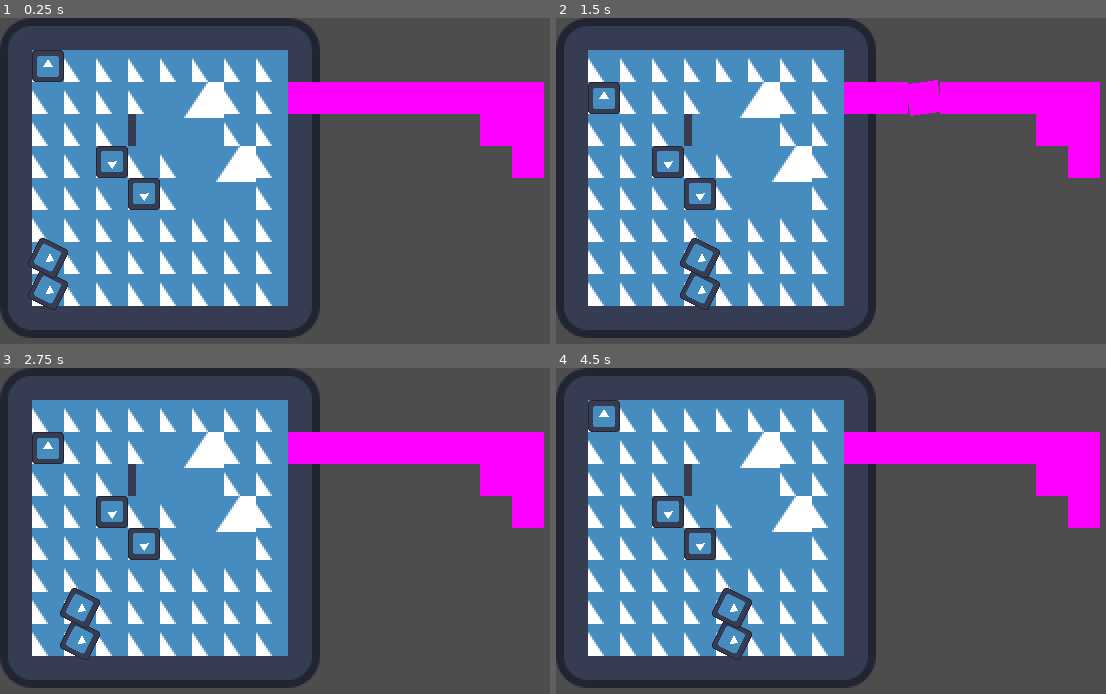
Above: before the commit, frames 1-4 (two rows, left to right).
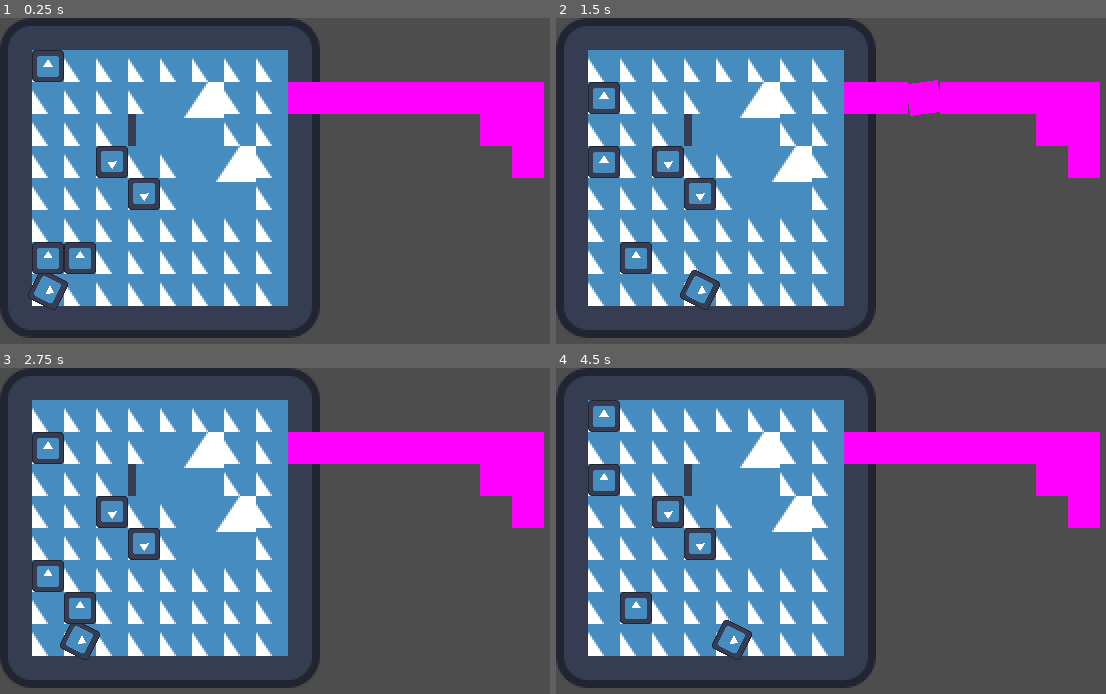
Above: after the commit, the same moments.

Repository: EricZhou-Krey/dino_die
Game: Godot game, scene res://scenes/example_level.tscn
Same seed, same stepped clock (60 frames per second), same inputs: the game is played once before the commit and once after it. The engine's default icon, where the game draws it, is replaced by a stand-in: a white triangle on a blue panel in a dark square.
Inputs:
- Up to frame 1 (0.25 s): no input
- Up to frame 2 (1.5 s): tap Enter at 0.5 s; hold D (right) 0.53-1.28 s; hold R (undo) 0.53-1.28 s; tap Space (wait) at 1.25 s; hold S (down) from 1.28 s (still down); tap E (burn) at 1.35 s
- Up to frame 3 (2.75 s): tap R (undo) at 1.55 s; tap Enter at 2 s; release S (down) at 2.03 s; hold D (right) from 2.03 s (still down); hold R (undo) from 2.03 s (still down)
- Up to frame 4 (4.5 s): tap Space (wait) at 2.75, 2.85, 4.25 s; release D (right) at 2.78 s; release R (undo) at 2.78 s; hold W (up) 2.78-3.53 s; tap R (undo) at 3.05 s; tap Enter at 3.5 s; hold R (undo) 3.53-4.28 s; hold A (left) from 3.53 s (still down); tap E (burn) at 4.35 s

The runs differ from the first frame. In frame 1, 0.6% of the frame differs, in the area x 5-18%, y 67-80%; in frame 2, 1.1%, in the area x 5-30%, y 39-80%; in frame 3, 0.7%; in frame 4, 1.1%.

Commit message:
dinos die

Diff:
--- a/scenes/example_level.tscn
+++ b/scenes/example_level.tscn
@@ -143,7 +143,17 @@
 [node name="Dino2" type="Node2D" parent="."]
 position = Vector2(24, 120)
 script = ExtResource("7_2yi40")
+facing_direction = Vector2i(0, -1)
 
 [node name="Sprite2D" type="Sprite2D" parent="Dino2"]
 scale = Vector2(0.125, 0.125)
 texture = ExtResource("2_16hhj")
+
+[node name="Dino3" type="Node2D" parent="."]
+position = Vector2(40, 120)
+script = ExtResource("7_2yi40")
+facing_direction = Vector2i(0, 0)
+
+[node name="Sprite2D" type="Sprite2D" parent="Dino3"]
+scale = Vector2(0.125, 0.125)
+texture = ExtResource("2_16hhj")
--- a/scripts/entity/dino.gd
+++ b/scripts/entity/dino.gd
@@ -6,6 +6,7 @@
 
 func _ready():
 	super._ready()
+	transparent = true
 	_set_facing_direction(facing_direction)
 	state["facing_direction"] = facing_direction
 
--- a/scripts/entity/rock.gd
+++ b/scripts/entity/rock.gd
@@ -1,38 +1,15 @@
 extends GridLiver
 class_name Rock
 
-func move(direction: Vector2i) -> bool:
-	var current_tile: Vector2i = levelgrid.local_to_map(global_position)
-	var target_tile: Vector2i = current_tile + direction
+func _ready():
+	super._ready()
+	pushable_uphill = false
 
-	var tile_data: TileData = levelgrid.get_cell_tile_data(0, target_tile)
-
-	if tile_data == null or tile_data.get_custom_data("walkable") == false:
-		return false
-
-	var entities_at_target = levelgrid.get_entities_at_tile(target_tile)
-
-	var tile_height = tile_data.get_custom_data("height")
-
-	if tile_height != height:
-		return false
-
-	for entity_at_target in entities_at_target:
-		var tile_behind_target = target_tile + direction
-		var entities_behind_target = levelgrid.get_entities_at_tile(tile_behind_target)
-
-		for entity_behind_target in entities_behind_target:
-			if levelgrid.unreachable(entity_behind_target.height, entity_at_target.height): continue
-			if entity_behind_target != null and not entity_behind_target.transparent and not entity_at_target.transparent:
-				return false
-
-		if not(entity_at_target.move(direction)):
-			return false
-
-	levelgrid.remove_entity_at_tile(current_tile, self)
-	levelgrid.add_entity_at_tile(target_tile, self)
-
-	global_position = levelgrid.map_to_local(target_tile)
-	sprite_2d.global_position = levelgrid.map_to_local(current_tile)
-
-	return true
+func _update():
+	var current_tile = levelgrid.local_to_map(global_position)
+	var entities = levelgrid.get_entities_at_tile(current_tile)
+	for entity in entities:
+		if entity is Dino:
+			get_parent().remove_child(entity)
+			print("removed", entity)
+	super._update()
--- a/scripts/grid_liver.gd
+++ b/scripts/grid_liver.gd
@@ -6,6 +6,7 @@
 @export var height = 0
 
 var transparent: bool = false
+var pushable_uphill: bool = true
 signal updated(this: GridLiver, state: Dictionary)
 
 var state = {}
@@ -53,15 +54,16 @@
 	var tile_height = tile_data.get_custom_data("height")
 
 	if tile_height != height:
-		var from_tile = levelgrid.get_cell_tile_data(0, current_tile)
-		var slope_from = from_tile.get_custom_data("slope_direction")
-		var slope_to = tile_data.get_custom_data("slope_direction")
-		if height + 1 == tile_height and (slope_to == direction or slope_from == direction):
-			height += 1
-		elif height - 1 == tile_height and (slope_to == -direction or slope_from == -direction):
-			height -= 1
-		else:
-			return false
+		if pushable_uphill:
+			var from_tile = levelgrid.get_cell_tile_data(0, current_tile)
+			var slope_from = from_tile.get_custom_data("slope_direction")
+			var slope_to = tile_data.get_custom_data("slope_direction")
+			if height + 1 == tile_height and (slope_to == direction or slope_from == direction):
+				height += 1
+			elif height - 1 == tile_height and (slope_to == -direction or slope_from == -direction):
+				height -= 1
+			else:
+				return false
 
 	for entity_at_target in entities_at_target:
 		var tile_behind_target = target_tile + direction
@@ -72,8 +74,9 @@
 			if entity_behind_target != null and not entity_behind_target.transparent and not entity_at_target.transparent:
 				return false
 
-		if not(entity_at_target.move(direction)):
-			return false
+		if not(entity_at_target.transparent):
+			if not(entity_at_target.move(direction)):
+				return false
 
 	levelgrid.remove_entity_at_tile(current_tile, self)
 	levelgrid.add_entity_at_tile(target_tile, self)
--- a/scripts/level_grid.gd
+++ b/scripts/level_grid.gd
@@ -31,7 +31,9 @@
 	if len(entity_history) < 1: return
 	var previous_states = entity_history.pop_back()
 	for entity in previous_states:
-		# check if entity exists if it does not then create it beofre setting state
+		var parent = get_parent()
+		if not(entity in parent.get_children()):
+			parent.add_child(entity)
 		entity.set_state(previous_states[entity])
 	entity_time -= 1
 
